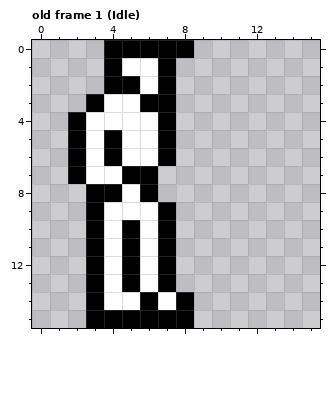
Edited in one commit: pixel-art file (Assets/Aseprite/Bråkmakare_v2.aseprite). Above is the file before it was changed.
16x16 pixels, 19 frames. Shown: old frame 1 (Idle). The commit also changed other frames, which this record leaves out.
And afterwards:
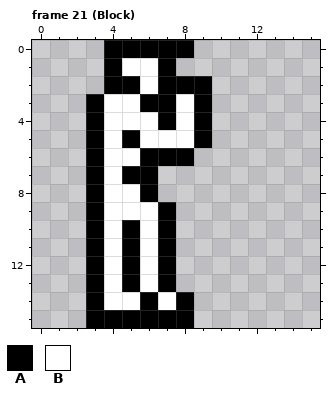
Palette (. is transparent): A #000000  B #ffffff
A new or re-ordered frame is compared with the old frame closest to it.
Difference:
frames 19 -> 21
Frame 21 (Block) is new; against old frame 1 (Idle), layer "ArmLeft":
y 2: x 8..9 .. -> AA
y 3: x 8..9 .. -> BA
y 4: x 2..3 AB -> .A; x 8..9 .. -> BA
y 5: x 2..5 ABAB -> .ABA; x 7..9 A.. -> BBA
y 6: x 2..4 ABA -> .AB; x 6 B -> A; x 8 . -> A
y 7: x 2..3 AB -> .A
y 8: x 4 A -> B
Where, in picture pixels (left, top, right, bottom), the same in both pictures:
changed: (68, 76, 212, 202)
